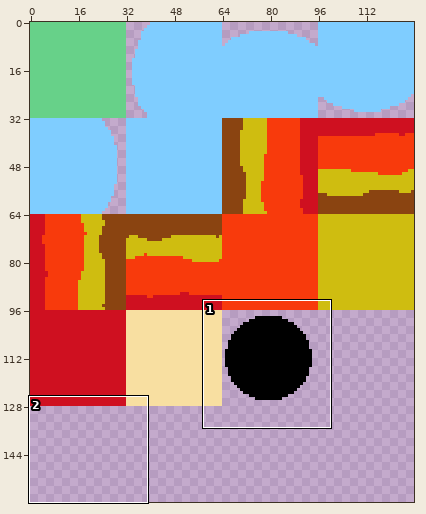
Sprite sheet, stored at public/dist/assets/tileset.png. The first picture is a wide view before the edit; the outline marks the close-up.
Close-up. Before the commit:
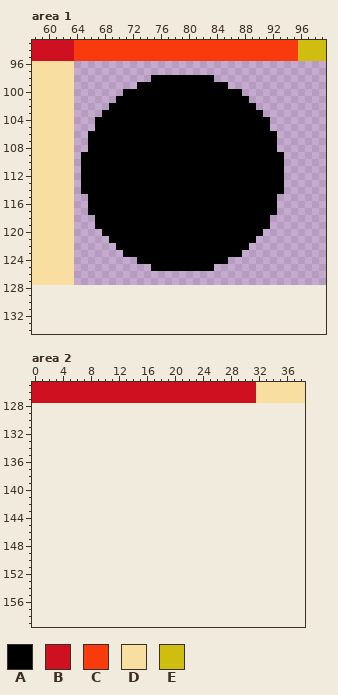
The file is 128x128 pixels. Shown: area 1: x 58..99, y 93..134; area 2: x 0..38, y 125..159. The old version is drawn lined up with the new one, on the new canvas.
Palette (. is transparent): A #000000  B #cf1020  C #f83a0c  D #f8dfa1  E #cfbd10
Pixels before, area 1, first column x 58:
 93 BBBBBBCCCCCCCCCCCCCCCCCCCCCCCCCCCCCCCCEEEE
 94 BBBBBBCCCCCCCCCCCCCCCCCCCCCCCCCCCCCCCCEEEE
 95 BBBBBBCCCCCCCCCCCCCCCCCCCCCCCCCCCCCCCCEEEE
 96 DDDDDD....................................
 97 DDDDDD....................................
 98 DDDDDD...........AAAAAAAAA................
 99 DDDDDD.........AAAAAAAAAAAAA..............
100 DDDDDD.......AAAAAAAAAAAAAAAAA............
101 DDDDDD......AAAAAAAAAAAAAAAAAAA...........
102 DDDDDD.....AAAAAAAAAAAAAAAAAAAAA..........
103 DDDDDD....AAAAAAAAAAAAAAAAAAAAAAA.........
104 DDDDDD...AAAAAAAAAAAAAAAAAAAAAAAAA........
105 DDDDDD...AAAAAAAAAAAAAAAAAAAAAAAAA........
106 DDDDDD..AAAAAAAAAAAAAAAAAAAAAAAAAAA.......
107 DDDDDD..AAAAAAAAAAAAAAAAAAAAAAAAAAA.......
108 DDDDDD..AAAAAAAAAAAAAAAAAAAAAAAAAAA.......
109 DDDDDD.AAAAAAAAAAAAAAAAAAAAAAAAAAAAA......
110 DDDDDD.AAAAAAAAAAAAAAAAAAAAAAAAAAAAA......
111 DDDDDD.AAAAAAAAAAAAAAAAAAAAAAAAAAAAA......
112 DDDDDD.AAAAAAAAAAAAAAAAAAAAAAAAAAAAA......
113 DDDDDD.AAAAAAAAAAAAAAAAAAAAAAAAAAAAA......
114 DDDDDD.AAAAAAAAAAAAAAAAAAAAAAAAAAAAA......
115 DDDDDD..AAAAAAAAAAAAAAAAAAAAAAAAAAA.......
116 DDDDDD..AAAAAAAAAAAAAAAAAAAAAAAAAAA.......
117 DDDDDD..AAAAAAAAAAAAAAAAAAAAAAAAAAA.......
118 DDDDDD...AAAAAAAAAAAAAAAAAAAAAAAAA........
119 DDDDDD...AAAAAAAAAAAAAAAAAAAAAAAAA........
120 DDDDDD....AAAAAAAAAAAAAAAAAAAAAAA.........
121 DDDDDD.....AAAAAAAAAAAAAAAAAAAAA..........
122 DDDDDD......AAAAAAAAAAAAAAAAAAA...........
123 DDDDDD.......AAAAAAAAAAAAAAAAA............
124 DDDDDD.........AAAAAAAAAAAAA..............
125 DDDDDD...........AAAAAAAAA................
126 DDDDDD....................................
127 DDDDDD....................................
Pixels before, area 2, first column x 0:
125 BBBBBBBBBBBBBBBBBBBBBBBBBBBBBBBBDDDDDDD
126 BBBBBBBBBBBBBBBBBBBBBBBBBBBBBBBBDDDDDDD
127 BBBBBBBBBBBBBBBBBBBBBBBBBBBBBBBBDDDDDDD
The same view after the edit:
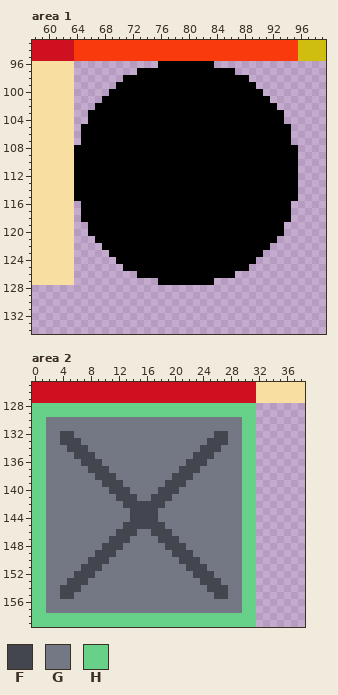
Colours new in this view: F #44464f  G #747784  H #67d189
Diff:
canvas 128x128 -> 128x160
Area 1:
There is now colour A in row 96 at x 76 to 83; in row 97 at x 73 to 86; in row 98 at x 71 to 74 and 84 to 88; in row 99 at x 70 to 72 and 86 to 89; in row 100 at x 69 to 70 and 88 to 90; in row 101 at x 68 to 69 and 89 to 91.
There is now colour A in row 102 at x 67 to 68 and 90 to 92; in row 103 at x 66 to 67 and 91 to 93; in row 104 at x 66 and 92 to 93; in row 105 at x 65 to 66 and 92 to 94; in rows 106 to 107 at x 65 and 93 to 94; in row 108 at x 64 to 65 and 93 to 95.
There is now colour A in rows 109 to 114 at x 64 and 94 to 95; in row 115 at x 64 to 65 and 93 to 95; in rows 116 to 117 at x 65 and 93 to 94; in row 118 at x 65 to 66 and 92 to 94; in row 119 at x 66 and 92 to 93; in row 120 at x 66 to 67 and 91 to 93.
There is now colour A in row 121 at x 67 to 68 and 90 to 92; in row 122 at x 68 to 69 and 89 to 91; in row 123 at x 69 to 70 and 88 to 90; in row 124 at x 70 to 72 and 86 to 89; in row 125 at x 71 to 74 and 84 to 88; in row 126 at x 73 to 86.
There is now colour A in row 127 at x 76 to 83.
Area 2:
There is now colour F in row 132 at x 4 to 5 and 26 to 27; in row 133 at x 4 to 6 and 25 to 27; in row 134 at x 5 to 7 and 24 to 26; in row 135 at x 6 to 8 and 23 to 25; in row 136 at x 7 to 9 and 22 to 24; in row 137 at x 8 to 10 and 21 to 23.
There is now colour F in row 138 at x 9 to 11 and 20 to 22; in row 139 at x 10 to 12 and 19 to 21; in row 140 at x 11 to 13 and 18 to 20; in row 141 at x 12 to 14 and 17 to 19; in row 142 at x 13 to 18; in rows 143 to 144 at x 14 to 17.
There is now colour F in row 145 at x 13 to 18; in row 146 at x 12 to 14 and 17 to 19; in row 147 at x 11 to 13 and 18 to 20; in row 148 at x 10 to 12 and 19 to 21; in row 149 at x 9 to 11 and 20 to 22; in row 150 at x 8 to 10 and 21 to 23.
There is now colour F in row 151 at x 7 to 9 and 22 to 24; in row 152 at x 6 to 8 and 23 to 25; in row 153 at x 5 to 7 and 24 to 26; in row 154 at x 4 to 6 and 25 to 27; in row 155 at x 4 to 5 and 26 to 27.
There is now colour G in rows 130 to 131 at x 2 to 29; in row 132 at x 2 to 3, 6 to 25 and 28 to 29; in row 133 at x 2 to 3, 7 to 24 and 28 to 29; in row 134 at x 2 to 4, 8 to 23 and 27 to 29; in row 135 at x 2 to 5, 9 to 22 and 26 to 29; in row 136 at x 2 to 6, 10 to 21 and 25 to 29.
There is now colour G in row 137 at x 2 to 7, 11 to 20 and 24 to 29; in row 138 at x 2 to 8, 12 to 19 and 23 to 29; in row 139 at x 2 to 9, 13 to 18 and 22 to 29; in row 140 at x 2 to 10, 14 to 17 and 21 to 29; in row 141 at x 2 to 11, 15 to 16 and 20 to 29; in row 142 at x 2 to 12 and 19 to 29.
There is now colour G in rows 143 to 144 at x 2 to 13 and 18 to 29; in row 145 at x 2 to 12 and 19 to 29; in row 146 at x 2 to 11, 15 to 16 and 20 to 29; in row 147 at x 2 to 10, 14 to 17 and 21 to 29; in row 148 at x 2 to 9, 13 to 18 and 22 to 29; in row 149 at x 2 to 8, 12 to 19 and 23 to 29.
There is now colour G in row 150 at x 2 to 7, 11 to 20 and 24 to 29; in row 151 at x 2 to 6, 10 to 21 and 25 to 29; in row 152 at x 2 to 5, 9 to 22 and 26 to 29; in row 153 at x 2 to 4, 8 to 23 and 27 to 29; in row 154 at x 2 to 3, 7 to 24 and 28 to 29; in row 155 at x 2 to 3, 6 to 25 and 28 to 29.
There is now colour G in rows 156 to 157 at x 2 to 29.
There is now colour H in rows 128 to 129 at x 0 to 31; in rows 130 to 157 at x 0 to 1 and 30 to 31; in rows 158 to 159 at x 0 to 31.
Changed places in both close-ups, as pixel boxes (x1, y1, x2, y2):
added: (74, 61, 298, 285)
added: (32, 403, 256, 627)
